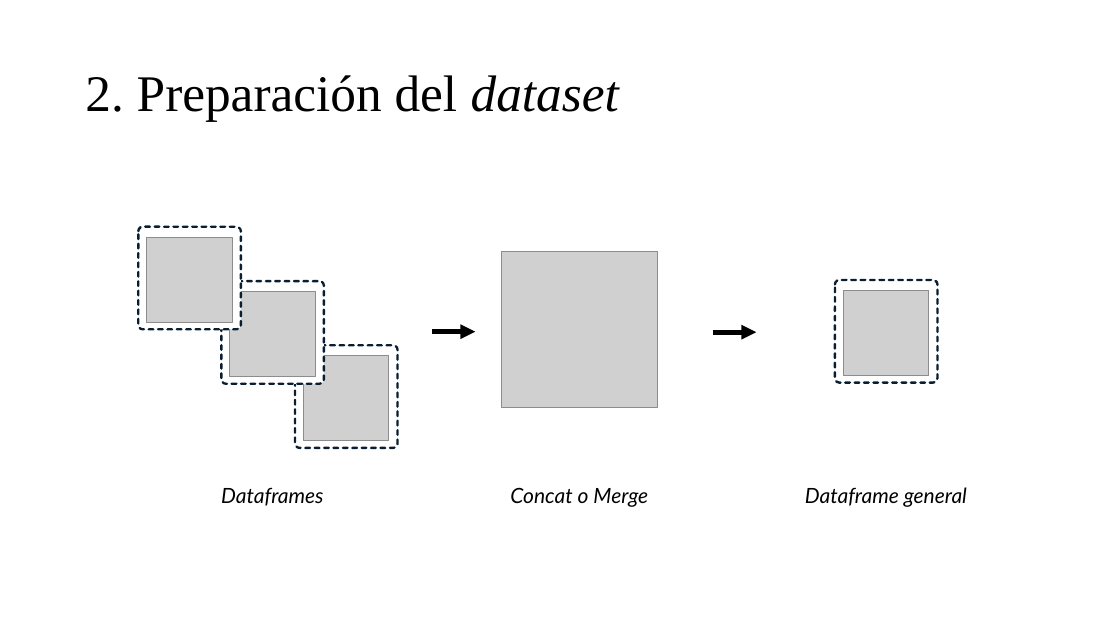
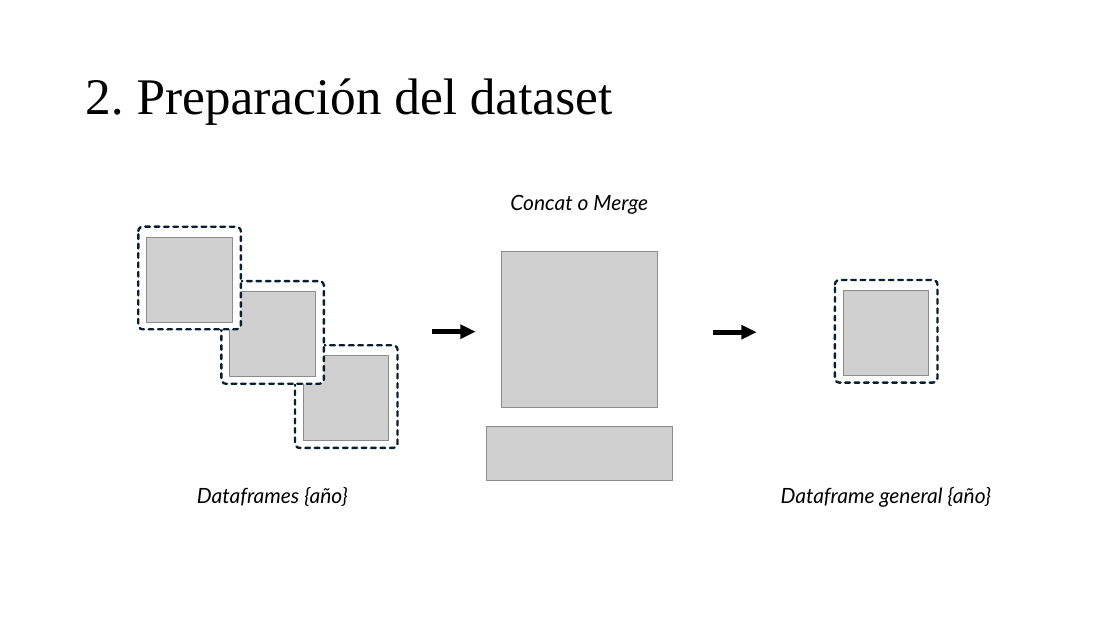
Before and after one commit to carles208/VD, a slide deck: slide 7 of Tarea1/Presentación Tarea1 VD.pptx. Drawn at 1120x630 pixels with LibreOffice and Linux fonts; fonts in the diff are those of the drawing; grey boxes stand for pictures; background and template pictures are left out. Boxes give left, top, right and bottom in pixels: in the first picture for what was removed or moved away, otherwise in the second. Text is boxed around its words. In the diff, an @@ line names an element or a change of style, - is before the commit and + after.

```diff
--- a/Tarea1/Presentación Tarea1 VD.pptx
+++ b/Tarea1/Presentación Tarea1 VD.pptx
@@ text "2. Preparación del dataset" at (85, 78, 612, 125): italic off in "dataset"; line spacing 0.9 to 1; vertical alignment middle to top @@
@@ text "Concat o Merge": place and size @@
-text "Concat o Merge" at (510, 487, 648, 507)
+text "Concat o Merge" at (510, 194, 648, 214)
@@ picture added at (486, 426, 672, 481) @@
@@ text at (197, 487, 348, 506): text changed @@
-Dataframes
+Dataframes {año}
@@ text at (781, 487, 992, 507): text changed @@
-Dataframe general
+Dataframe general {año}
```
Also in this commit, not shown: 8 other slides changed, 7 slides added, 10 slides removed, 27 other files.
